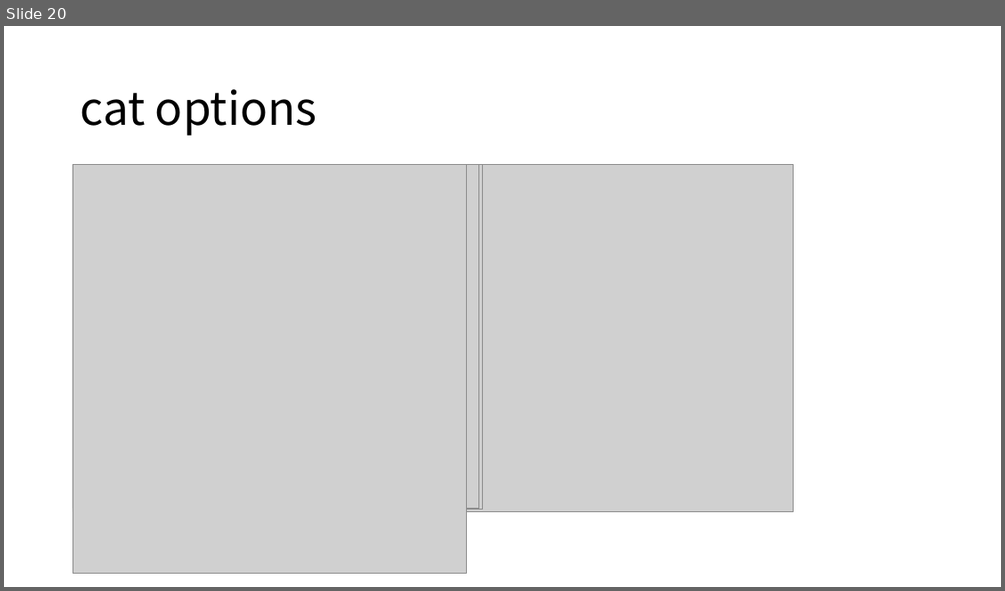
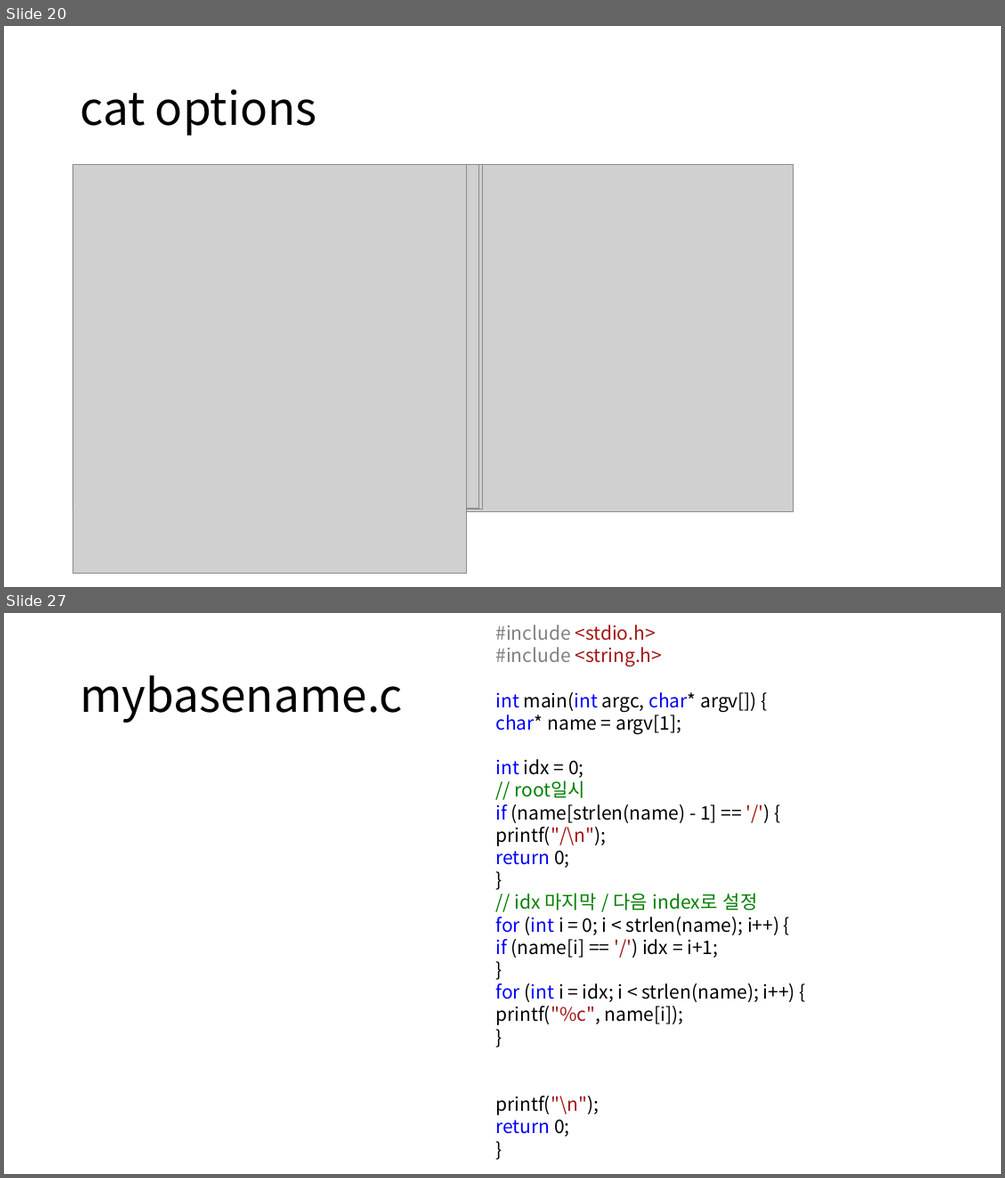
Before and after one commit to alscjf1329/SysP_3-1, a slide deck: Sys_final/SysP 기말.pptx. Shown one above the other, each under a label of ours: slide 20 before the commit, slides 20 and 27 after it; the slides between them are not shown. The pictures are 1005x591 and 1005x1178 pixels, drawn with LibreOffice and Linux fonts; fonts in the diff are those of the drawing; grey boxes stand for pictures. Boxes give left, top, right and bottom in pixels: in the first picture for what was removed or moved away, otherwise in the second. Text is boxed around its words. In the diff, an @@ line names an element or a change of style, - is before the commit and + after.

```diff
--- a/Sys_final/SysP 기말.pptx
+++ b/Sys_final/SysP 기말.pptx
@@ slide 27 added at (4, 613, 1001, 1174), background #FFFFFF @@
@@ text added at (496, 625, 795, 1136), 18 pt, text #000000 @@
+#include <stdio.h>
+#include <string.h>
+int main(int argc, char* argv[]) {
+char* name = argv[1];
+int idx = 0;
+// root일시
+if (name[strlen(name) - 1] == '/') {
+printf("/\n");
+return 0;
+}
+// idx 마지막 / 다음 index로 설정
+for (int i = 0; i < strlen(name); i++) {
+if (name[i] == '/') idx = i+1;
+}
+for (int i = idx; i < strlen(name); i++) {
+printf("%c", name[i]);
+}
+printf("\n");
+return 0;
+}
@@ title added at (80, 675, 402, 722), 44 pt, text #000000 @@
+mybasename.c
```
Also in this commit, not shown: 3 slides changed, 20 other slides added, 6 other files.
